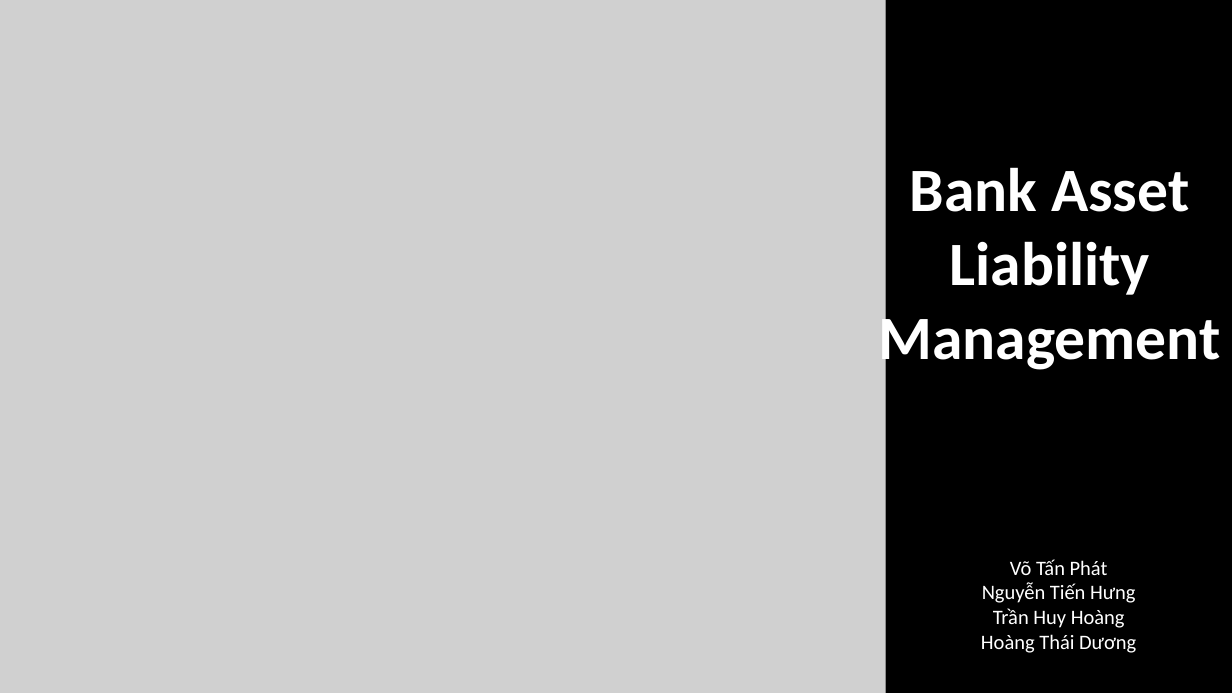
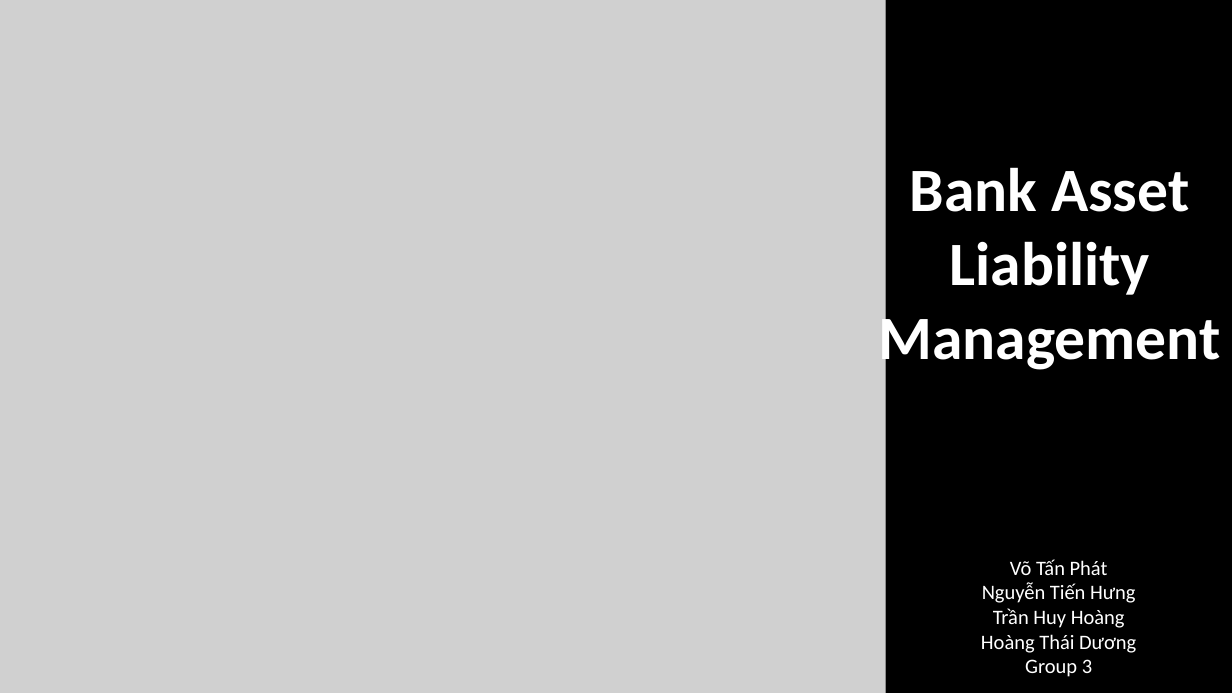
Before and after one commit to tienhung2812/balm-studium, a slide deck: slide 1 of presentation/presentation.pptx. Drawn at 1232x693 pixels with LibreOffice and Linux fonts; fonts in the diff are those of the drawing; grey boxes stand for pictures. Boxes give left, top, right and bottom in pixels: in the first picture for what was removed or moved away, otherwise in the second. Text is boxed around its words. In the diff, an @@ line names an element or a change of style, - is before the commit and + after.

```diff
--- a/presentation/presentation.pptx
+++ b/presentation/presentation.pptx
@@ text at (1025,659,1092,677): paragraph added @@
+Group 3
```
Also in this commit, not shown: 1 other slide changed, 1 other file.
